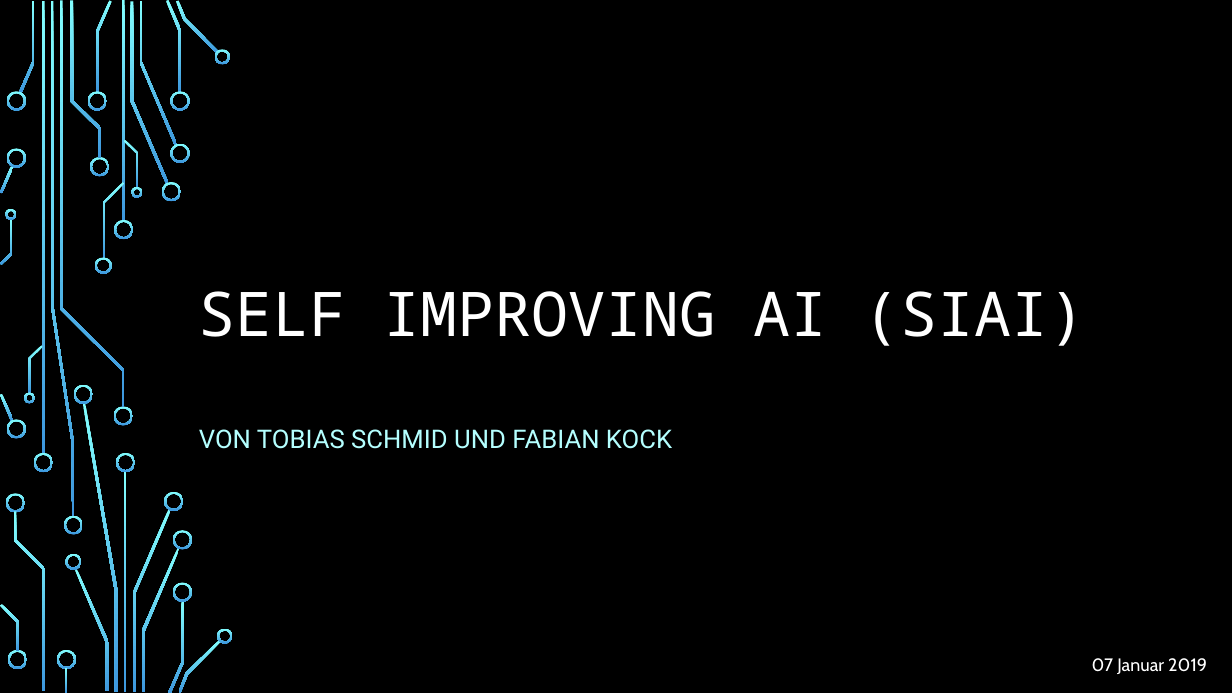
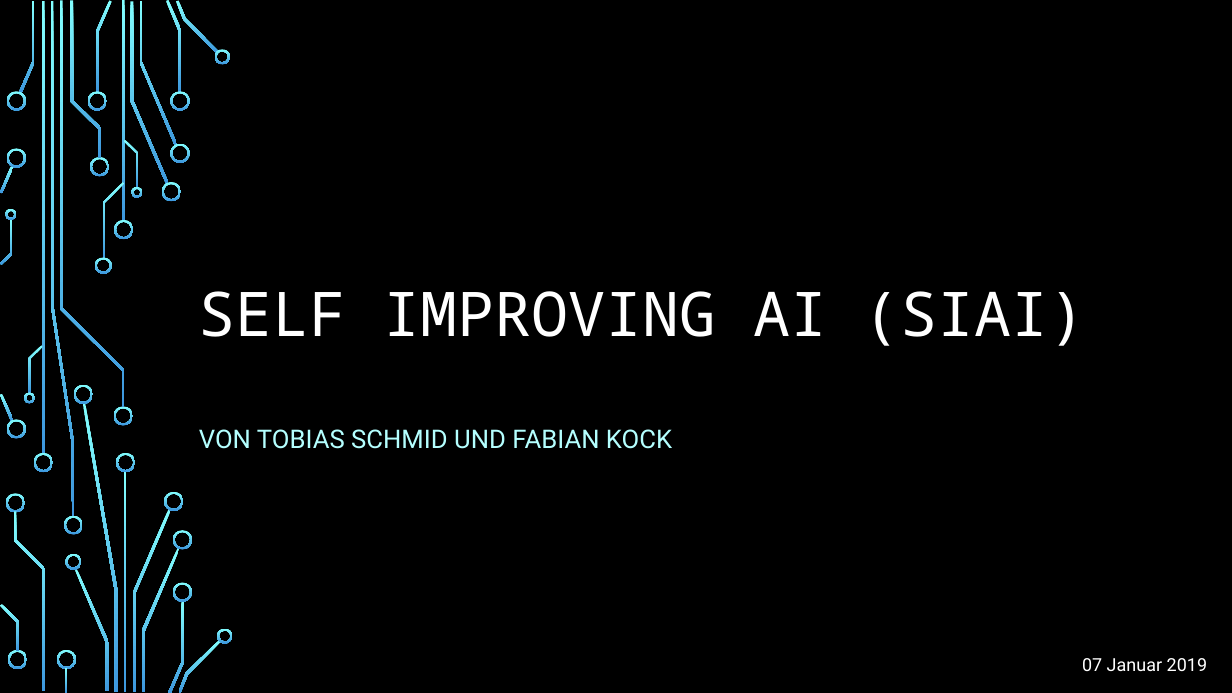
Before and after one commit to fabiankock/SiAI, a slide deck: slide 1 of Präsentation_prototyp/Präsentation_prototyp_siai.pptx. Drawn at 1232x693 pixels with LibreOffice and Linux fonts; fonts in the diff are those of the drawing; background and template pictures are left out. Boxes give left, top, right and bottom in pixels: in the first picture for what was removed or moved away, otherwise in the second. Text is boxed around its words. In the diff, an @@ line names an element or a change of style, - is before the commit and + after.

Commit message:
präsi

```diff
--- a/Präsentation_prototyp/Präsentation_prototyp_siai.pptx
+++ b/Präsentation_prototyp/Präsentation_prototyp_siai.pptx
@@ text "07 Januar 2019" at box(1082, 658, 1207, 671): font Cabin to Roboto @@
```
